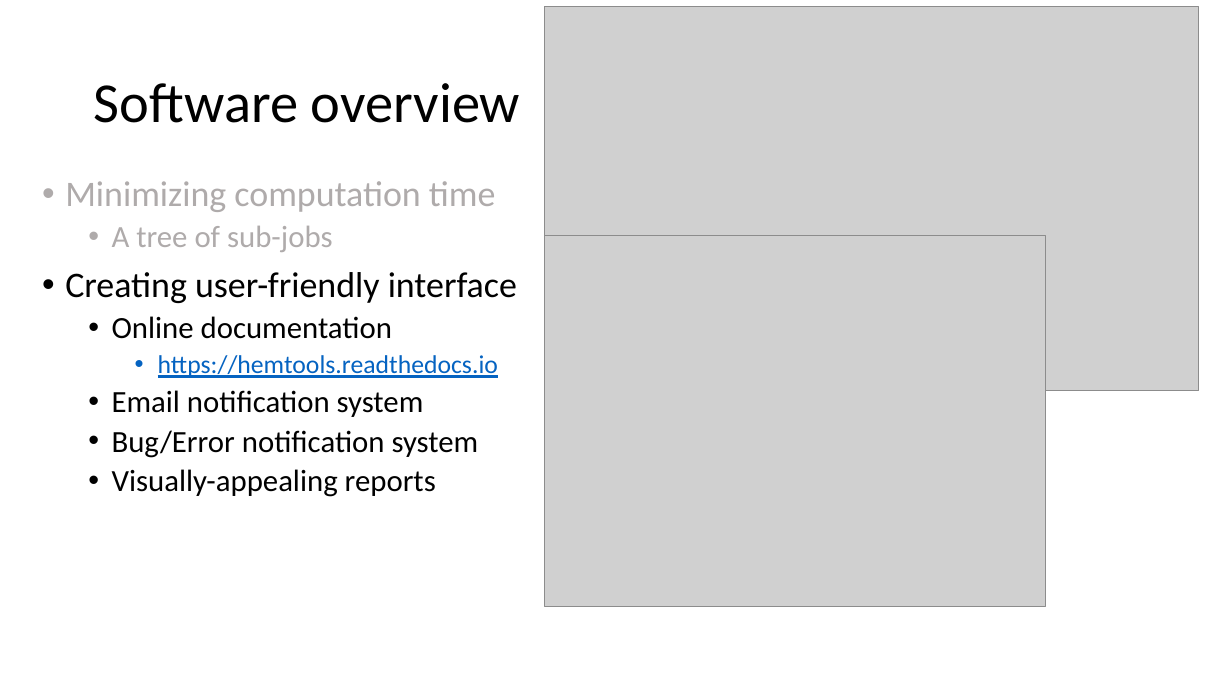
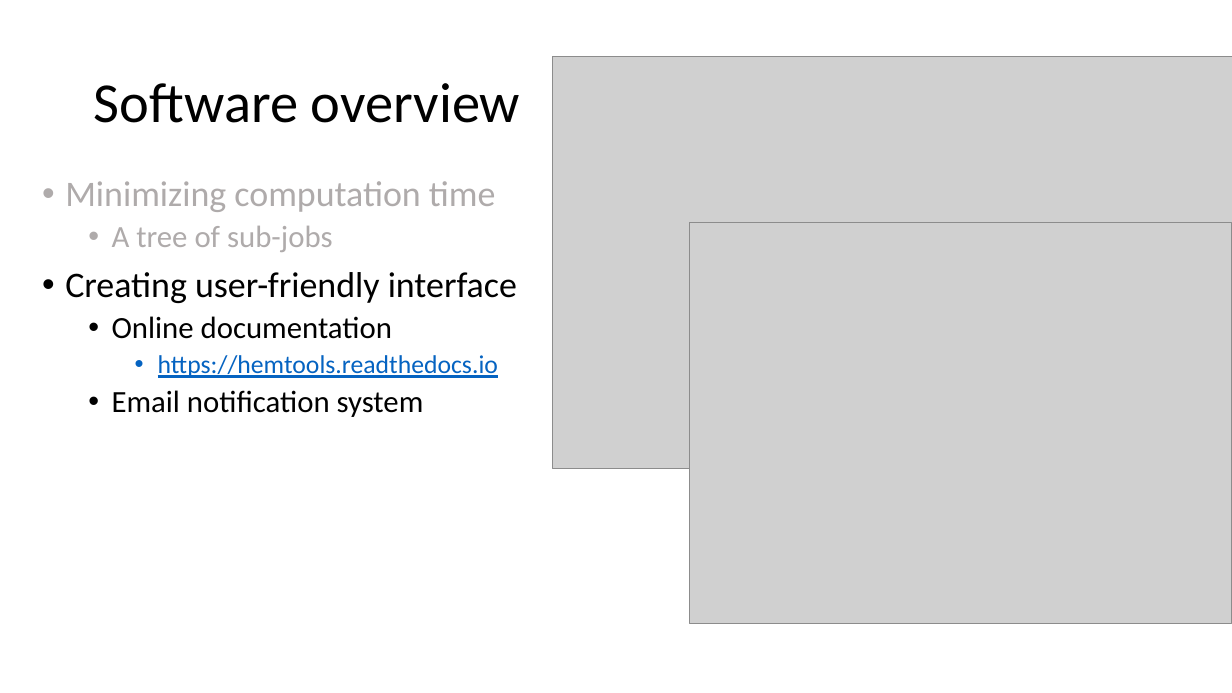
Before and after one commit to YichaoOU/HemTools, a slide deck: slide 5 of HemTools Tutorial.pptx. Drawn at 1232x693 pixels with LibreOffice and Linux fonts; fonts in the diff are those of the drawing; grey boxes stand for pictures. Boxes give left, top, right and bottom in pixels: in the first picture for what was removed or moved away, otherwise in the second. Text is boxed around its words. In the diff, an @@ line names an element or a change of style, - is before the commit and + after.

```diff
--- a/HemTools Tutorial.pptx
+++ b/HemTools Tutorial.pptx
@@ picture: place and size @@
-picture at (545,6,1200,391)
+picture at (553,56,1232,469)
@@ picture: place and size @@
-picture at (545,236,1045,606)
+picture at (690,223,1232,624)
@@ text at (112,430,479,497): paragraphs removed @@
-  • Bug/Error notification system
-  • Visually-appealing reports
```
Also in this commit, not shown: 3 other slides changed, 4 slides added, 5 other files.
